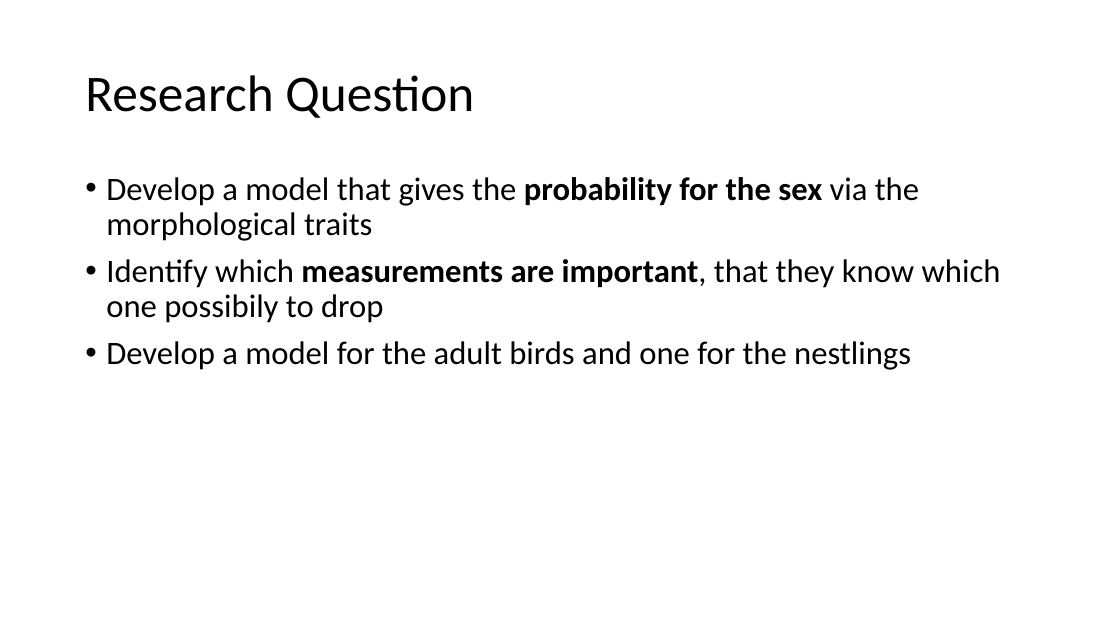
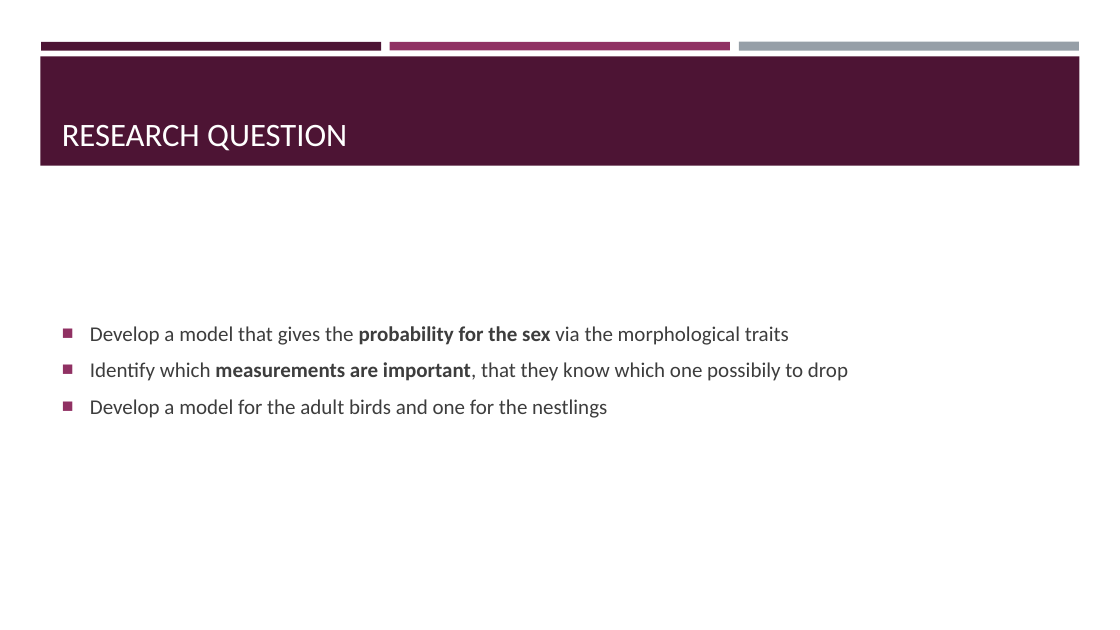
Before and after one commit to AlderCoder/Snow-finches, a slide deck: slide 4 of initial presentation.pptx. Drawn at 1120x630 pixels with LibreOffice and Linux fonts; fonts in the diff are those of the drawing. Boxes give left, top, right and bottom in pixels: in the first picture for what was removed or moved away, otherwise in the second. Text is boxed around its words. In the diff, an @@ line names an element or a change of style, - is before the commit and + after.

```diff
--- a/initial presentation.pptx
+++ b/initial presentation.pptx
@@ rectangle added at (40, 56, 1080, 166), fill #4D1434 @@
@@ rectangle added at (41, 42, 381, 50), fill #4D1434 @@
@@ rectangle added at (390, 42, 730, 50), fill #903163 @@
@@ rectangle added at (739, 42, 1079, 51), fill #969FA7 @@
@@ title "RESEARCH QUESTION" at (62, 124, 347, 151): vertical alignment middle to bottom @@
@@ title at (62, 124, 347, 151): text changed; size 44 to 28 pt; text colour #000000 to #FFFFFF @@
-Research Question
+RESEARCH QUESTION
@@ text "Develop a model that gives ...": place and size @@
-text "Develop a model that gives ..." at (106, 177, 1001, 370)
+text "Develop a model that gives ..." at (90, 326, 848, 418)
@@ text "Develop a model that gives ..." at (90, 326, 848, 418): size 28 to 18 pt, text colour #000000 to #3D3D3D; bullet • to ■; line spacing 0.9 to 1; vertical alignment top to middle @@
```
Also in this commit, not shown: 19 other slides changed, 1 slide added.
